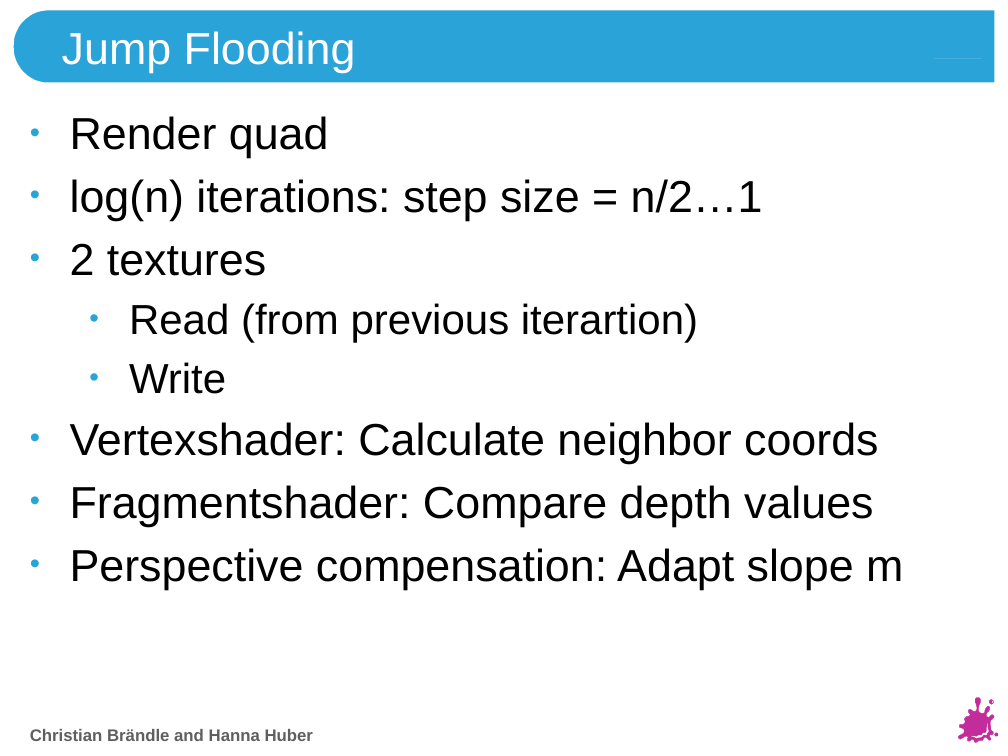
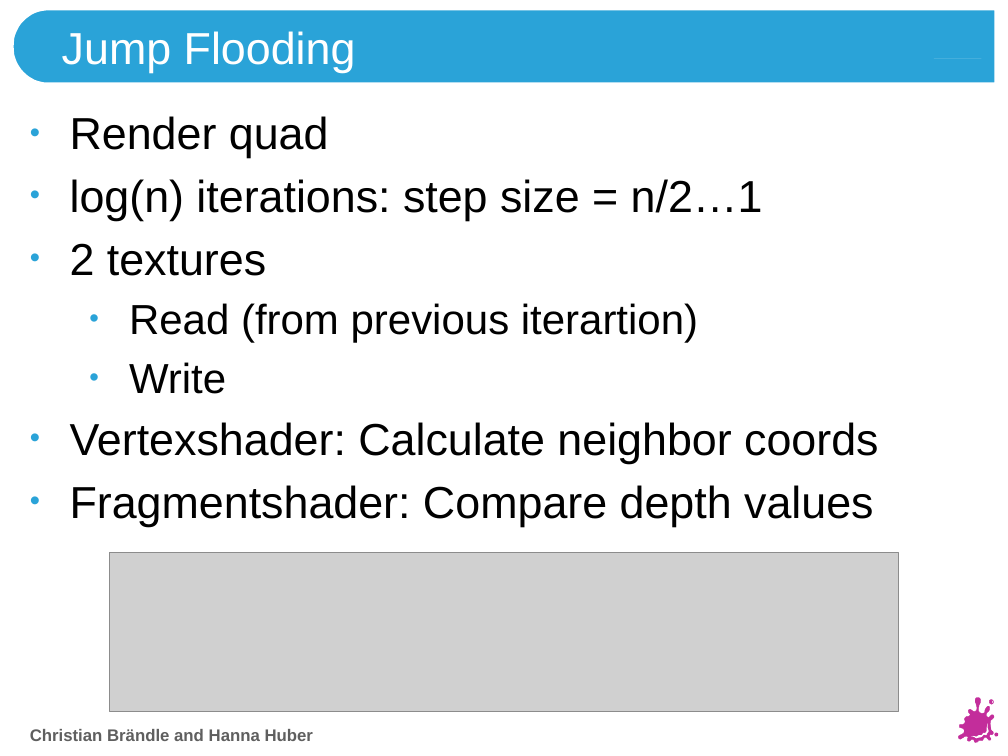
Before and after one commit to HannaHuber/Vis2VisPro, a slide deck: slide 5 of VisProPresentation.pptx. Drawn at 1008x756 pixels with LibreOffice and Linux fonts; fonts in the diff are those of the drawing; grey boxes stand for pictures; background and template pictures are left out. Boxes give left, top, right and bottom in pixels: in the first picture for what was removed or moved away, otherwise in the second. Text is boxed around its words. In the diff, an @@ line names an element or a change of style, - is before the commit and + after.

Commit message:
add jfa scheme picture to presentation

```diff
--- a/VisProPresentation.pptx
+++ b/VisProPresentation.pptx
@@ text at [70, 548, 903, 590]: paragraph removed @@
-• Perspective compensation: Adapt slope m
@@ picture added at [110, 552, 899, 712] @@
```
Also in this commit, not shown: 1 slide added, 1 other file.
